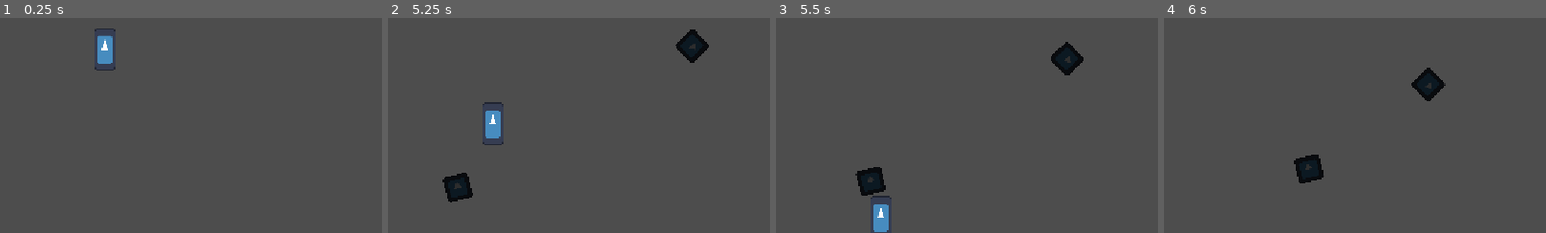
Above: before the commit, frames 1-4 (left to right).
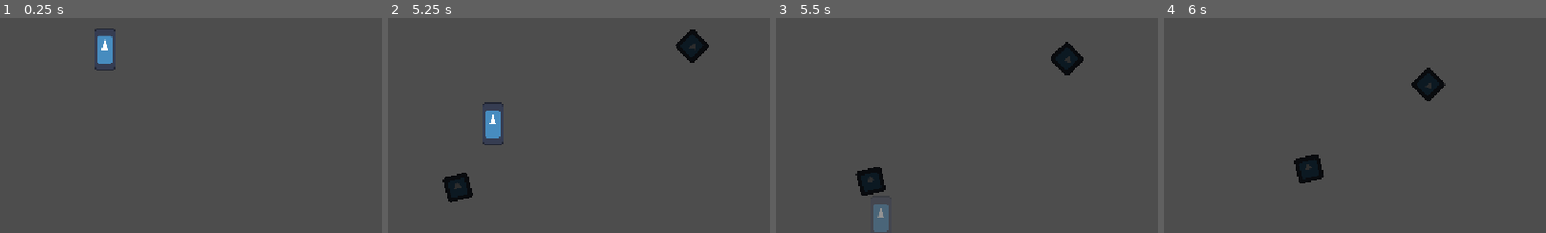
Above: after the commit, the same moments.

Repository: Firoty1/alien-attack
Game: Godot game, scene res://Scenes/game.tscn
The game is run twice, just before and just after one commit, with the same random seed, the same clock (stepped at 60 frames per second) and the same inputs. The engine's default icon, where the game draws it, is replaced by a stand-in: a white triangle on a blue panel in a dark square.
Inputs:
- Up to frame 1 (0.25 s): no input
- Up to frame 2 (5.25 s): tap Enter at 0.5 s; hold D (right) 0.53-1.28 s; hold S (down) 1.28-2.03 s; hold D (right) 2.03-2.78 s; hold W (forward) 2.78-3.53 s; hold A (left) 3.53-5.03 s; hold S (down) from 5.03 s (still down)
- Up to frame 3 (5.5 s): keep holding S (down)
- Up to frame 4 (6 s): release S (down) at 5.78 s; hold D (right) from 5.78 s (still down)
The pictures show only the part of the screen within x 39-89%, y 50-100%; the shares and areas given below are measured in that part.

Frames 1-2 are identical in both runs. In frame 3, 0.6% of the frame differs, in the area x 24-31%, y 82-100%; in frame 4, nothing differs.

Commit message:
collision added

Diff:
--- a/Scenes/asteroid.tscn
+++ b/Scenes/asteroid.tscn
@@ -7,6 +7,8 @@
 size = Vector2(36, 36)
 
 [node name="Asteroid" type="Area2D" unique_id=1867598983]
+collision_layer = 2
+collision_mask = 4
 script = ExtResource("1_a2bka")
 MinSpeed = 100
 MaxSpeed = 200
--- a/Scenes/player.tscn
+++ b/Scenes/player.tscn
@@ -4,6 +4,9 @@
 [ext_resource type="Texture2D" uid="uid://cy4qv5nbdxs8r" path="res://icon.svg" id="1_v0iea"]
 
 [sub_resource type="RectangleShape2D" id="RectangleShape2D_qr4i2"]
+size = Vector2(30, 60)
+
+[sub_resource type="RectangleShape2D" id="RectangleShape2D_uk0vl"]
 size = Vector2(30, 60)
 
 [node name="Player" type="CharacterBody2D" unique_id=1028689561]
@@ -19,3 +22,22 @@
 
 [node name="CollisionShape2D" type="CollisionShape2D" parent="." unique_id=1495606655]
 shape = SubResource("RectangleShape2D_qr4i2")
+
+[node name="Area2D" type="Area2D" parent="." unique_id=915503899]
+collision_layer = 0
+collision_mask = 2
+
+[node name="CollisionShape2D" type="CollisionShape2D" parent="Area2D" unique_id=1615752956]
+shape = SubResource("RectangleShape2D_uk0vl")
+
+[node name="InvincibilityTimer" type="Timer" parent="." unique_id=339351743]
+wait_time = 1.5
+one_shot = true
+
+[node name="BlinkTimer" type="Timer" parent="." unique_id=1688832675]
+wait_time = 0.1
+one_shot = true
+
+[connection signal="area_entered" from="Area2D" to="." method="HitObstacle"]
+[connection signal="timeout" from="InvincibilityTimer" to="." method="_on_invincibility_timer_timeout"]
+[connection signal="timeout" from="BlinkTimer" to="." method="_on_blink_timer_timeout"]
--- a/Scripts/player.gd
+++ b/Scripts/player.gd
@@ -5,6 +5,8 @@
 @export var rotation_speed: float
 #Make TurnOrDirectionalMovement Turn for turn movement and Directional for directional movement
 @export var TurnOrDirectionalMovement: String
+var Lives = 3
+var Invincible = false
 
 
 #Turn left/right and move forward/backward
@@ -36,3 +38,27 @@
 		DirectionalMovement(delta)
 
 	move_and_slide()
+
+
+func HitObstacle(area):
+	Lives -= 1
+	$BlinkTimer.start()
+	$InvincibilityTimer.start()
+	Invincible = true
+	print(Lives)
+
+
+func _on_invincibility_timer_timeout():
+	$Area2D/CollisionShape2D.disabled = false
+	Invincible = false
+
+
+func _on_blink_timer_timeout():
+	$BlinkTimer.start()
+	if modulate.a8 == 255:
+		modulate.a8 = 100
+	else:
+		modulate.a8 = 255
+	if !Invincible:
+		modulate.a8 = 255
+		$BlinkTimer.stop()
